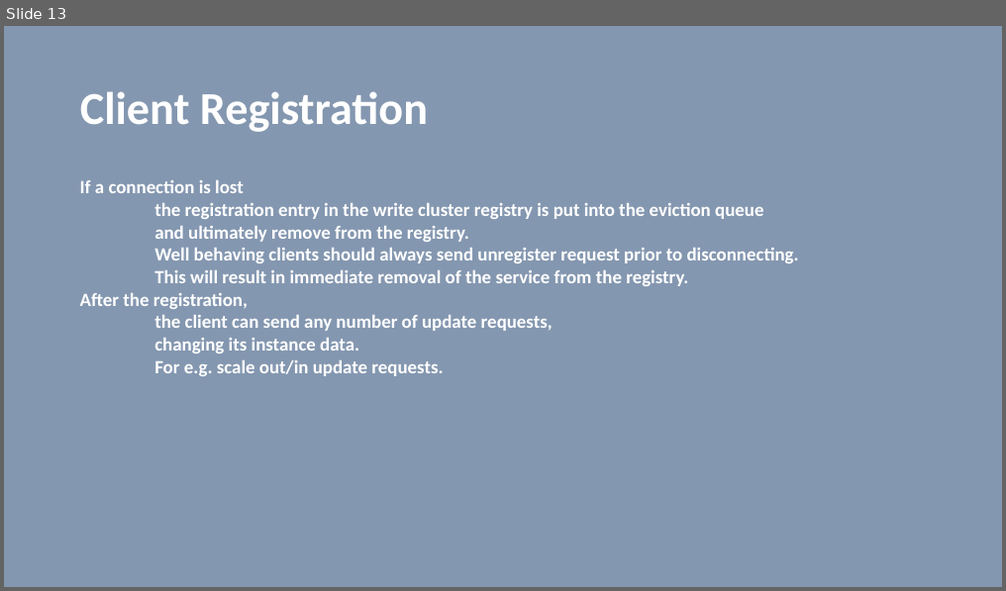
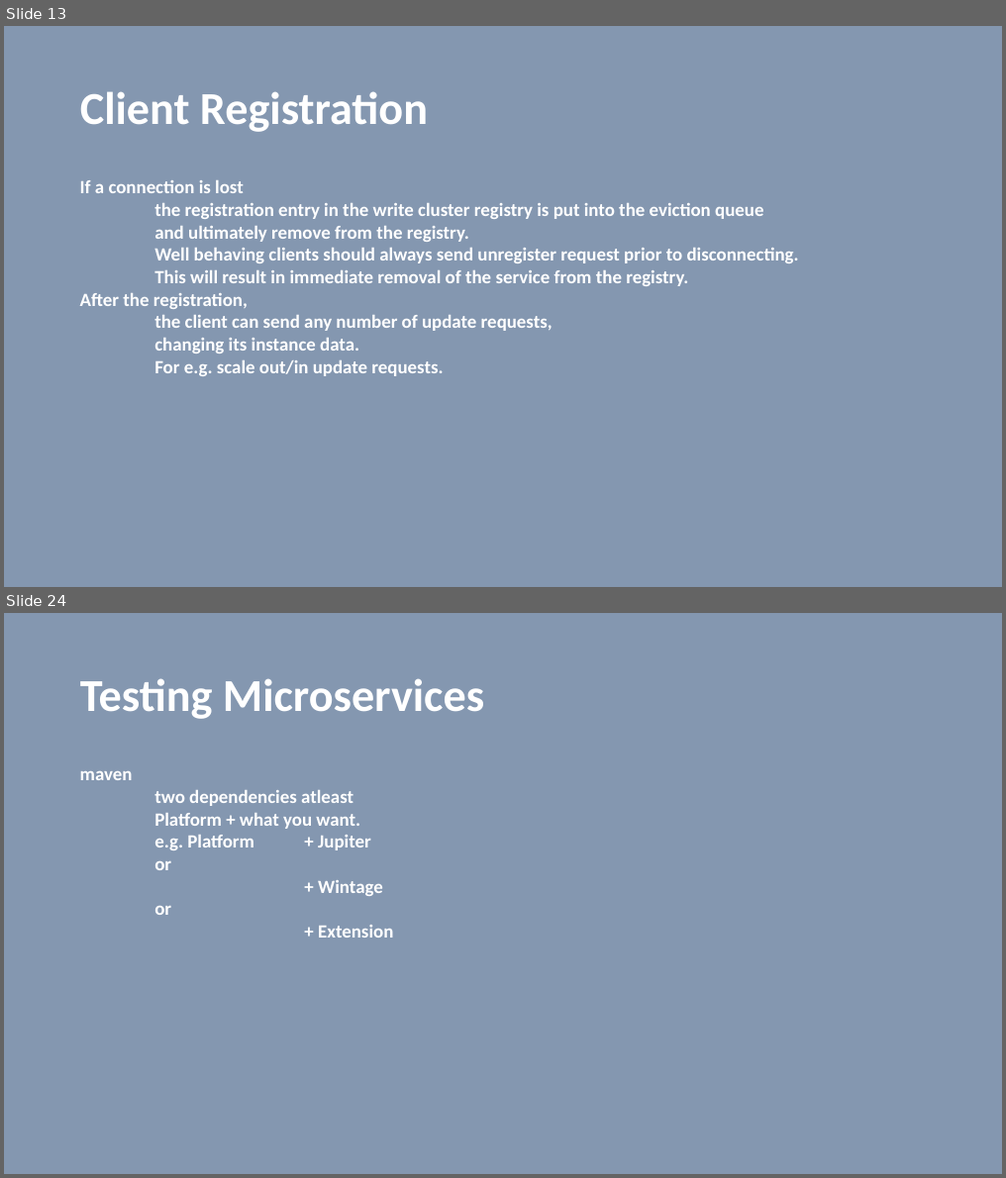
Before and after one commit to vilasvarghese/microservices, a slide deck: training/day3/Day3.pptx. Shown one above the other, each under a label of ours: slide 13 before the commit, slides 13 and 24 after it; the slides between them are not shown. The pictures are 1006x591 and 1006x1178 pixels, drawn with LibreOffice and Linux fonts; fonts in the diff are those of the drawing. Boxes give left, top, right and bottom in pixels: in the first picture for what was removed or moved away, otherwise in the second. Text is boxed around its words. In the diff, an @@ line names an element or a change of style, - is before the commit and + after.

```diff
--- a/training/day3/Day3.pptx
+++ b/training/day3/Day3.pptx
@@ slide 24 added at [4, 613, 1002, 1174], background #8497B0 @@
@@ title added at [80, 678, 484, 719], 44 pt, text #FFFFFF, bold @@
+Testing Microservices
@@ text added at [80, 771, 393, 938], 18 pt, text #FFFFFF, bold @@
+maven
+two dependencies atleast
+Platform + what you want.
+e.g. Platform + Jupiter
+or
++ Wintage
+or
++ Extension
```
Also in this commit, not shown: 10 other slides added, 2 slides removed, 3 other files.
